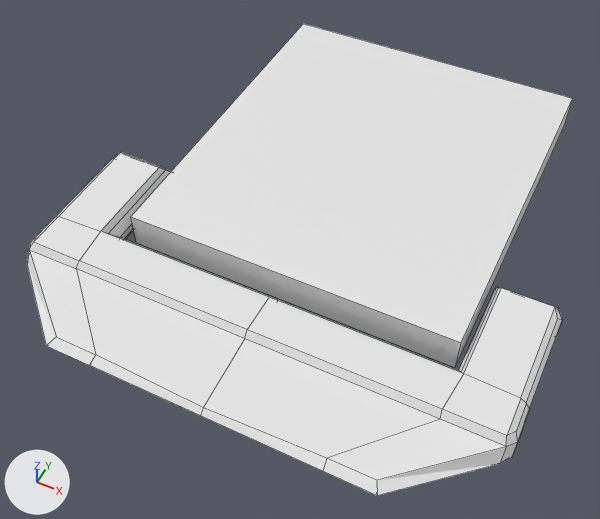
A saved change to the Blender file Blender/dockPlatforms.blend.
Both versions are drawn from a 50 mm lens placed at (2.77, -5.13, 7.04), pointed at (-0.2, 0.8, -0.38). Every picture has the same lights, and +X, +Y and +Z are marked at lower left. Mesh edges are drawn as thin lines.

The older version as bpy lines, for what is in view:
```python
me_cube = bpy.data.meshes.new('Cube')
me_cube.from_pydata(...)  # 108 vertices, 104 faces, 4 loose edges; spans x -2.84..2.84, y -1.75..1.09, z -0.24..0.24
me_cube.materials.append(mat_material)  # white #e7e7e7
me_cube_001 = bpy.data.meshes.new('Cube.001')
me_cube_001.from_pydata(...)  # a box spanning x -1.0..1.0, y -1.0..1.0, z -1.0..1.0
ob_cube_001 = bpy.data.objects.new('Cube.001', me_cube_001)
ob_cube_001.location = (0.0, 2.28, -0.01)
ob_cube_001.scale = (2.0, 2.23, 0.22)
ob_dockingpoint = bpy.data.objects.new('dockingPoint', me_cube)
ob_dockingpoint.location = (0.0, 0.0, 0.0)
```
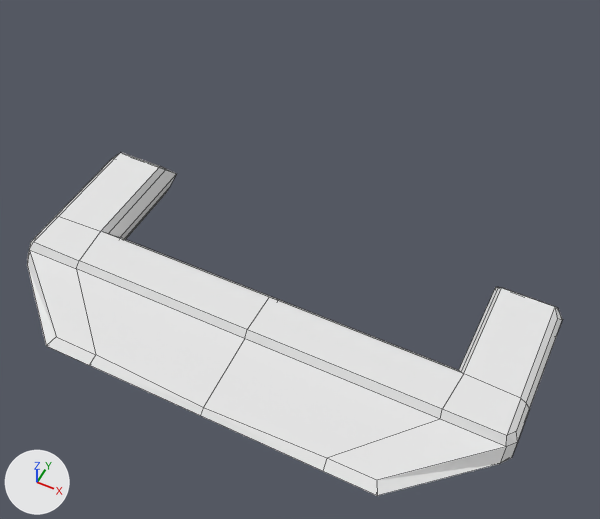
Pixel boxes (x1, y1, x2, y2) of what changed, in the pictures (600 x 519 px):
```json
{"object": "Cube.001", "change": "hidden", "before": [131, 24, 573, 367]}
```

Scene script edits in JSON lines:
```json
{"op": "add", "block": "ob_cube_001", "code": "ob_cube_001.hide_viewport = True"}
```
